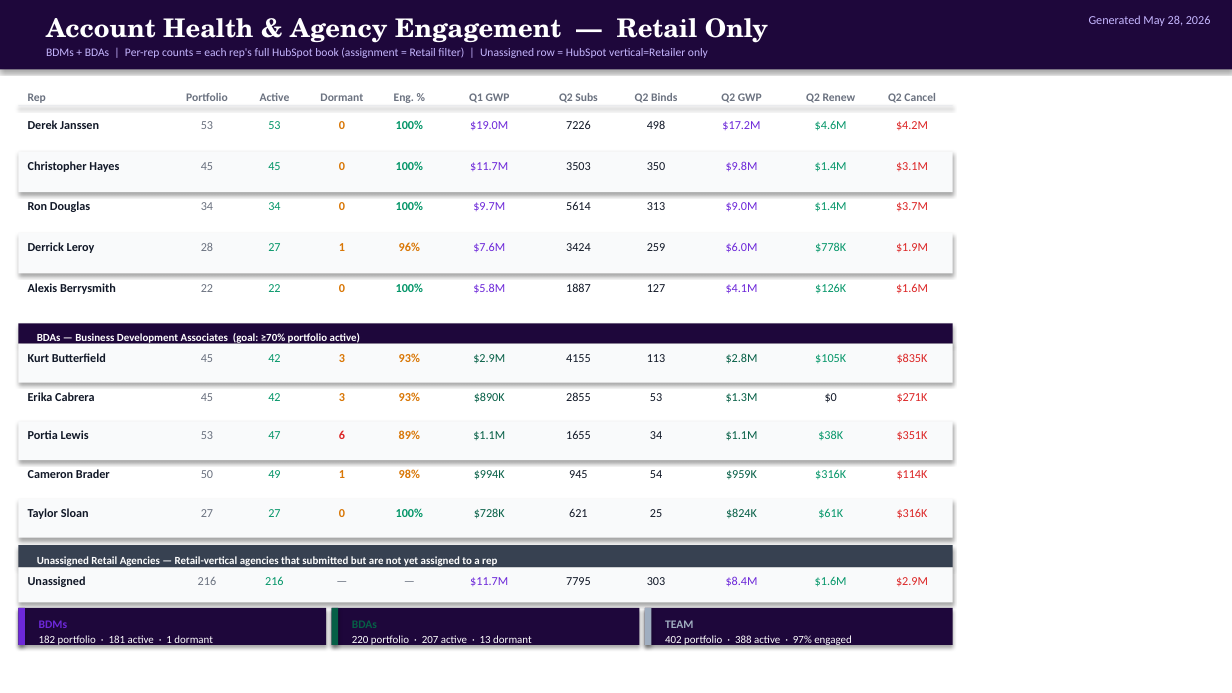
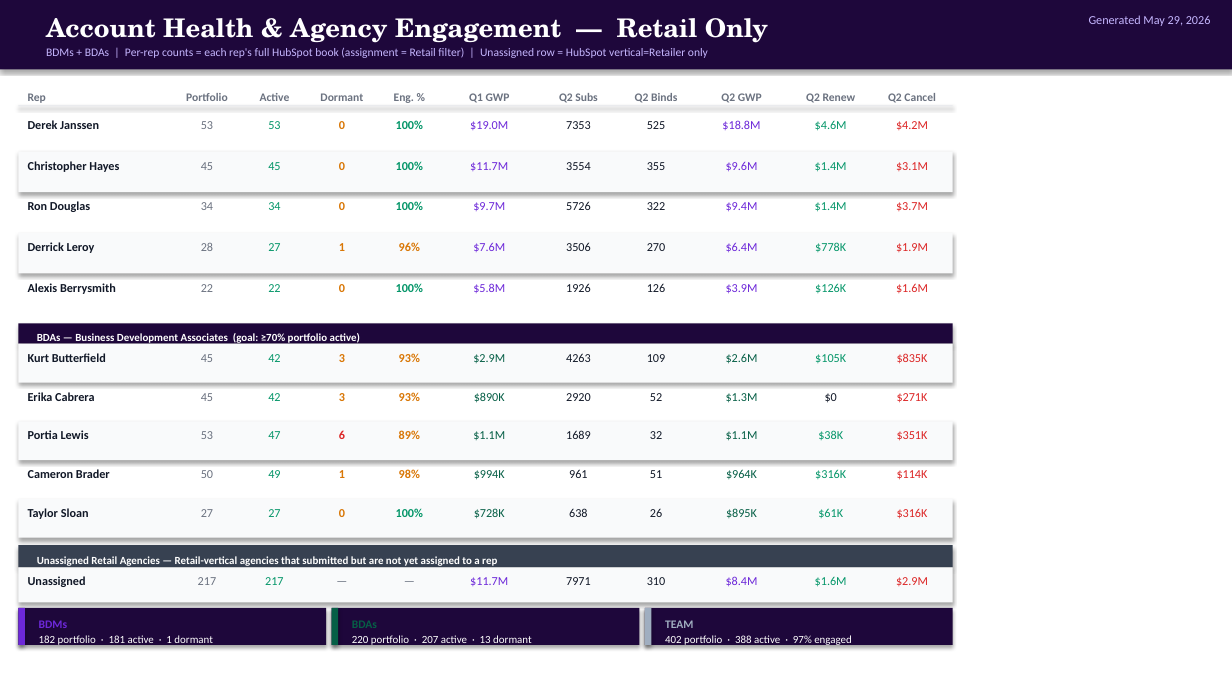
Before and after one commit to georgesoteropoulos-lgtm/cw-sales-playbook, a slide deck: slide 6 of generated/Sales Dashboards/BD Rep Scoreboard.pptx. Drawn at 1232x693 pixels with LibreOffice and Linux fonts; fonts in the diff are those of the drawing. Boxes give left, top, right and bottom in pixels: in the first picture for what was removed or moved away, otherwise in the second. Text is boxed around its words. In the diff, an @@ line names an element or a change of style, - is before the commit and + after.

```diff
--- a/generated/Sales Dashboards/BD Rep Scoreboard.pptx
+++ b/generated/Sales Dashboards/BD Rep Scoreboard.pptx
@@ text at [1089,15,1211,26]: text changed @@
-Generated May 28, 2026
+Generated May 29, 2026
@@ text at [566,121,591,129]: text changed @@
-7226
+7353
@@ text at [647,121,665,129]: text changed @@
-498
+525
@@ text at [722,120,760,130]: text changed @@
-$17.2M
+$18.8M
@@ text at [566,162,591,170]: text changed @@
-3503
+3554
@@ text at [647,162,665,170]: text changed @@
-350
+355
@@ text at [566,201,591,210]: text changed @@
-5614
+5726
@@ text at [647,202,665,210]: text changed @@
-313
+322
@@ text at [726,202,758,212]: text changed @@
-$9.0M
+$9.4M
@@ text at [566,242,591,251]: text changed @@
-3424
+3506
@@ text at [647,243,665,251]: text changed @@
-259
+270
@@ text at [726,242,758,253]: text changed @@
-$6.0M
+$6.4M
@@ text at [566,283,591,292]: text changed @@
-1887
+1926
@@ text at [647,283,665,292]: text changed @@
-127
+126
@@ text at [726,284,758,294]: text changed @@
-$4.1M
+$3.9M
@@ text at [566,353,591,362]: text changed @@
-4155
+4263
@@ text at [647,354,665,362]: text changed @@
-113
+109
@@ text at [566,393,591,401]: text changed @@
-2855
+2920
@@ text at [650,393,662,401]: text changed @@
-53
+52
@@ text at [566,430,591,439]: text changed @@
-1655
+1689
@@ text at [650,431,662,439]: text changed @@
-34
+32
@@ text at [569,469,587,478]: text changed @@
-945
+961
@@ text at [650,470,662,478]: text changed @@
-54
+51
@@ text at [726,469,757,479]: text changed @@
-$959K
+$964K
@@ text at [569,508,587,517]: text changed @@
-621
+638
@@ text at [726,508,757,518]: text changed @@
-$824K
+$895K
@@ text at [198,577,216,585]: text changed @@
-216
+217
@@ text at [265,577,283,585]: text changed @@
-216
+217
@@ text at [566,577,591,585]: text changed @@
-7795
+7971
@@ text at [647,577,665,585]: text changed @@
-303
+310
```
Also in this commit, not shown: 10 other slides changed, 13 other files.
